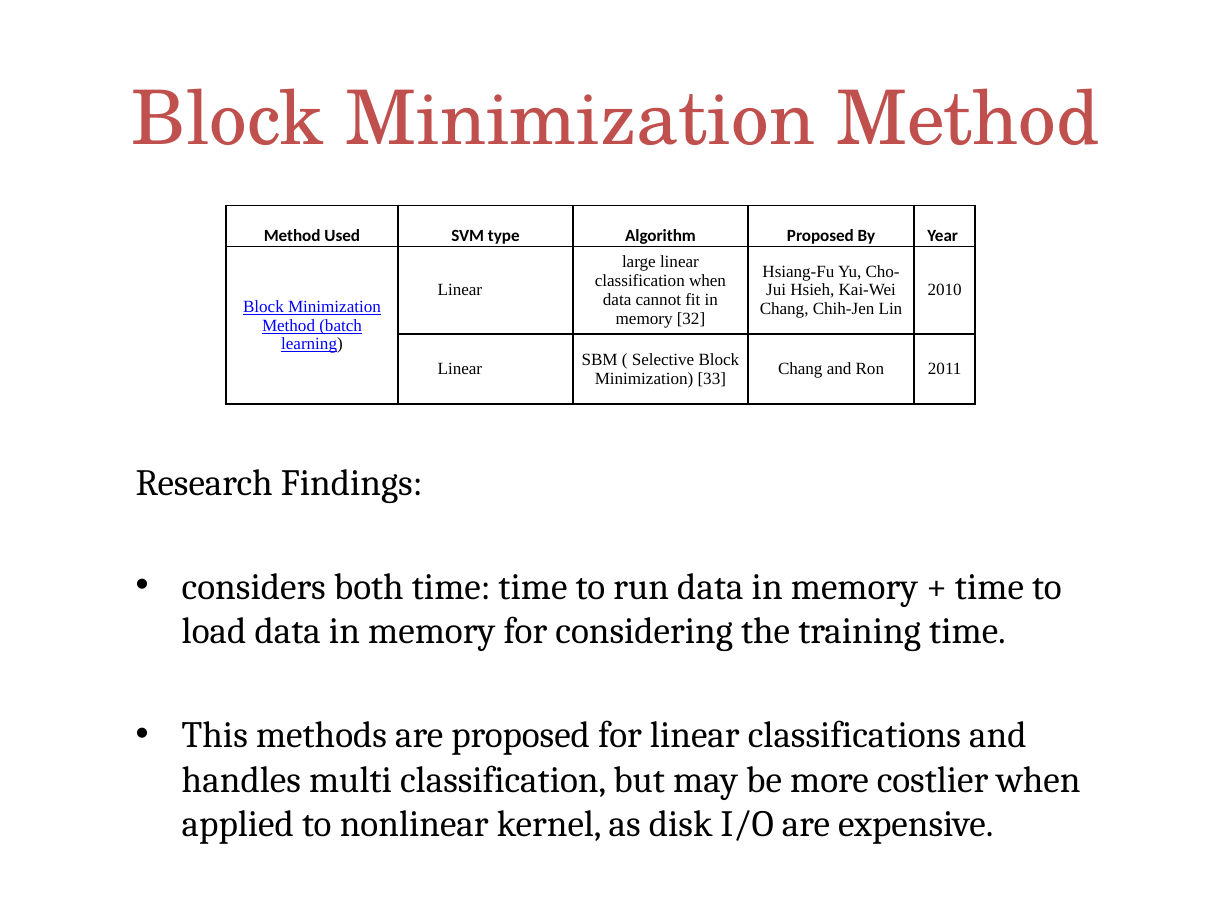
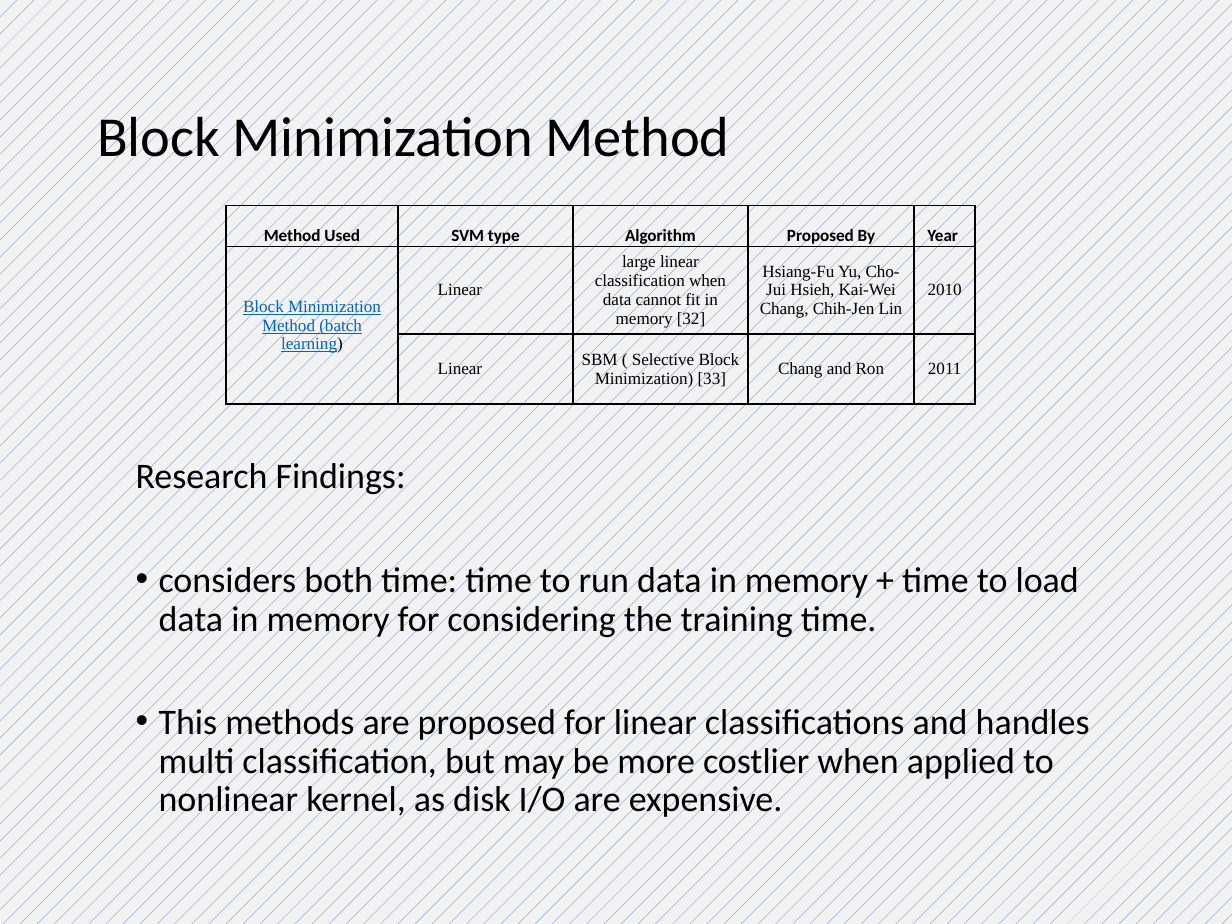
Before and after one commit to Shah-Aayush/semester-5-materials, a slide deck: slide 43 of ML - Machine Learning/Notes/swatiSVM for class.pptx. Drawn at 1232x924 pixels with LibreOffice and Linux fonts; fonts in the diff are those of the drawing; background and template pictures are left out. Boxes give left, top, right and bottom in pixels: in the first picture for what was removed or moved away, otherwise in the second. Text is boxed around its words. In the diff, an @@ line names an element or a change of style, - is before the commit and + after.

```diff
--- a/ML - Machine Learning/Notes/swatiSVM for class.pptx
+++ b/ML - Machine Learning/Notes/swatiSVM for class.pptx
@@ background picture (left out) to pattern #4472C4 on #F2F2F2 @@
@@ title "Block Minimization Method": place and size @@
-title "Block Minimization Method" at [132, 88, 1099, 145]
+title "Block Minimization Method" at [97, 109, 730, 170]
@@ title "Block Minimization Method" at [97, 109, 730, 170]: size 44 to 33 pt, font TeX Gyre Schola to Calibri, text colour #C0504D to #000000; alignment centre to left; line spacing 1 to 0.9 @@
@@ table at [225, 206, 976, 404] @@
@@ text colour #0000FF to #0563C1 in "Block Minimization Method (batch learning)" @@
@@ text "Research Findings:" at [136, 459, 1090, 821]: size 21.7 to 21 pt, font Cambria to Calibri; indent changed; line spacing 1 to 0.9; more space between paragraphs @@
```
Also in this commit, not shown: 52 other slides changed, 22 other files.
